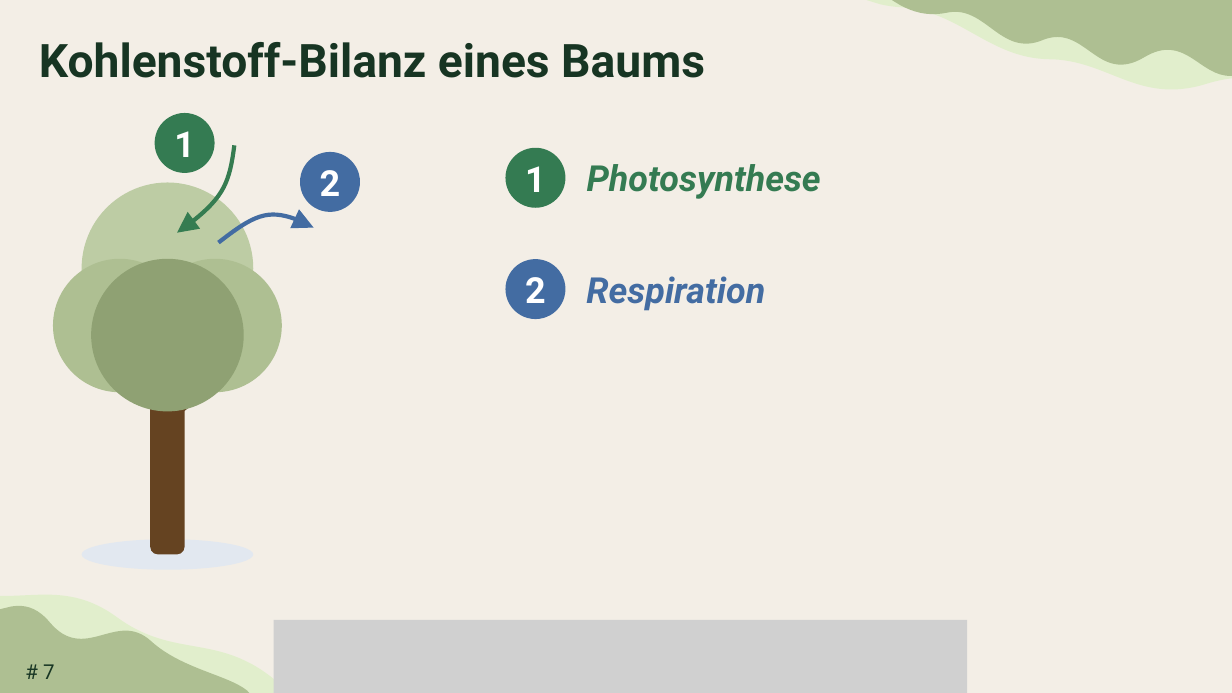
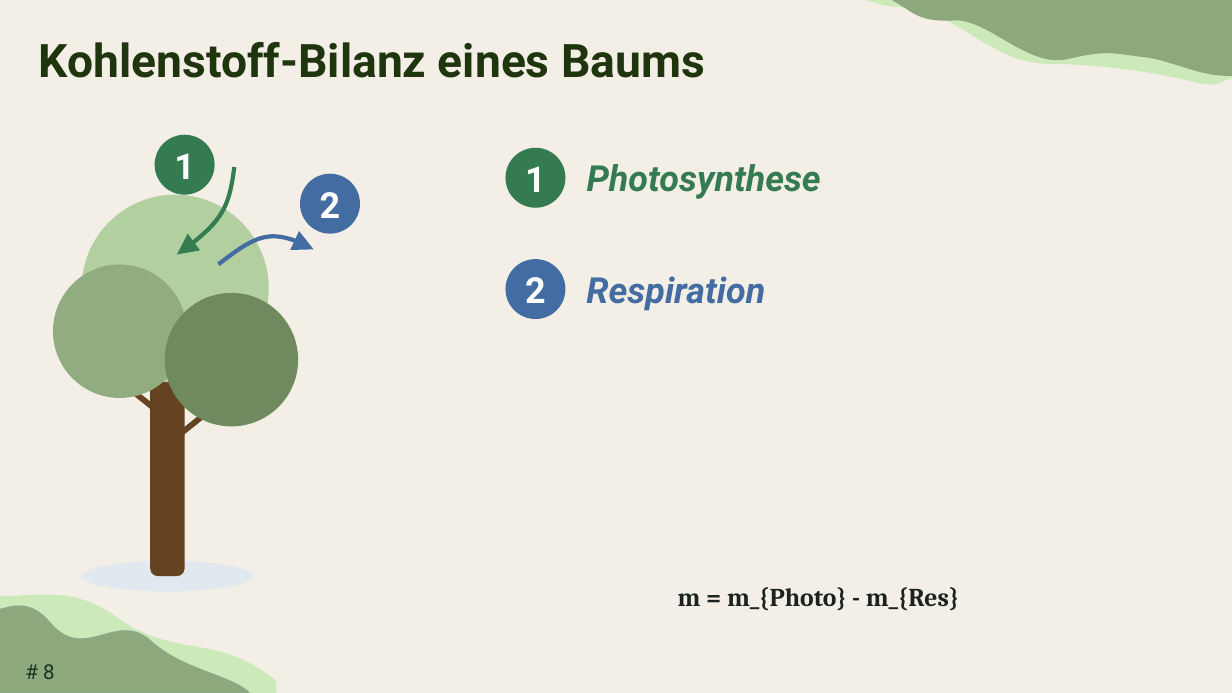
Before and after one commit to TimoDiepers/woodway, a slide deck: slide 8 of docs/slides/dissvortrag.pptx (slide 7 before the commit). Drawn at 1232x693 pixels with LibreOffice and Linux fonts; fonts in the diff are those of the drawing; grey boxes stand for pictures; background and template pictures are left out. Boxes give left, top, right and bottom in pixels: in the first picture for what was removed or moved away, otherwise in the second. Text is boxed around its words. In the diff, an @@ line names an element or a change of style, - is before the commit and + after.

Commit message:
docs: update presentation, add structure outline and energy balance figure
Ignores PowerPoint lock files and the timestamped pre-write snapshots: the
snapshots are ~3 MB each and belong on disk, not in history.

```diff
--- a/docs/slides/dissvortrag.pptx
+++ b/docs/slides/dissvortrag.pptx
@@ freeform shape at (x1=866, y1=0, x2=1232, y2=135): fill #E1EECC to #CCE9BA; outline redrawn @@
@@ freeform shape at (x1=890, y1=0, x2=1232, y2=129): fill #AEBF92 to #8DA87C; outline redrawn @@
@@ title "Kohlenstoff-Bilanz eines Baums" at (x1=39, y1=42, x2=705, y2=78): text colour #173523 to #1F350D @@
@@ ellipse resized from (x1=81, y1=182, x2=253, y2=354) to (x1=81, y1=195, x2=269, y2=383) @@
@@ ellipse at (x1=81, y1=195, x2=269, y2=383): fill #BDCCA4 to #B2CFA0 @@
@@ ellipse moved from (x1=53, y1=259, x2=187, y2=393) to (x1=53, y1=264, x2=187, y2=398) @@
@@ ellipse at (x1=53, y1=264, x2=187, y2=398): fill #AEBF92 to #91AC80 @@
@@ ellipse removed at (x1=91, y1=259, x2=244, y2=411) @@
@@ ellipse moved from (x1=149, y1=259, x2=283, y2=393) to (x1=165, y1=293, x2=299, y2=427) @@
@@ ellipse at (x1=165, y1=293, x2=299, y2=427): fill #AEBF92 to #708A5F @@
@@ freeform shape moved from (x1=120, y1=345, x2=215, y2=421) to (x1=112, y1=374, x2=207, y2=451) @@
@@ 3 ellipses, 2 freeform shapes, 1 rounded rectangle moved together from (x1=81, y1=113, x2=360, y2=570) to (x1=81, y1=135, x2=360, y2=592) @@
@@ freeform shape at (x1=0, y1=585, x2=277, y2=693): fill #E1EECC to #CCE9BA @@
@@ freeform shape at (x1=0, y1=597, x2=250, y2=693): fill #AEBF92 to #8DA87C; outline none to #87A892 0.63 pt @@
@@ text added at (x1=678, y1=587, x2=959, y2=611), 20 pt, text #1A2320, bold @@
+m = m_{Photo} - m_{Res}
@@ picture removed at (x1=274, y1=620, x2=968, y2=693) @@
@@ page number at (x1=43, y1=664, x2=55, y2=679): text changed @@
-# 7
+# 8
```
Also in this commit, not shown: 16 other slides changed, 48 slides added, 5 slides removed, 4 other files.
